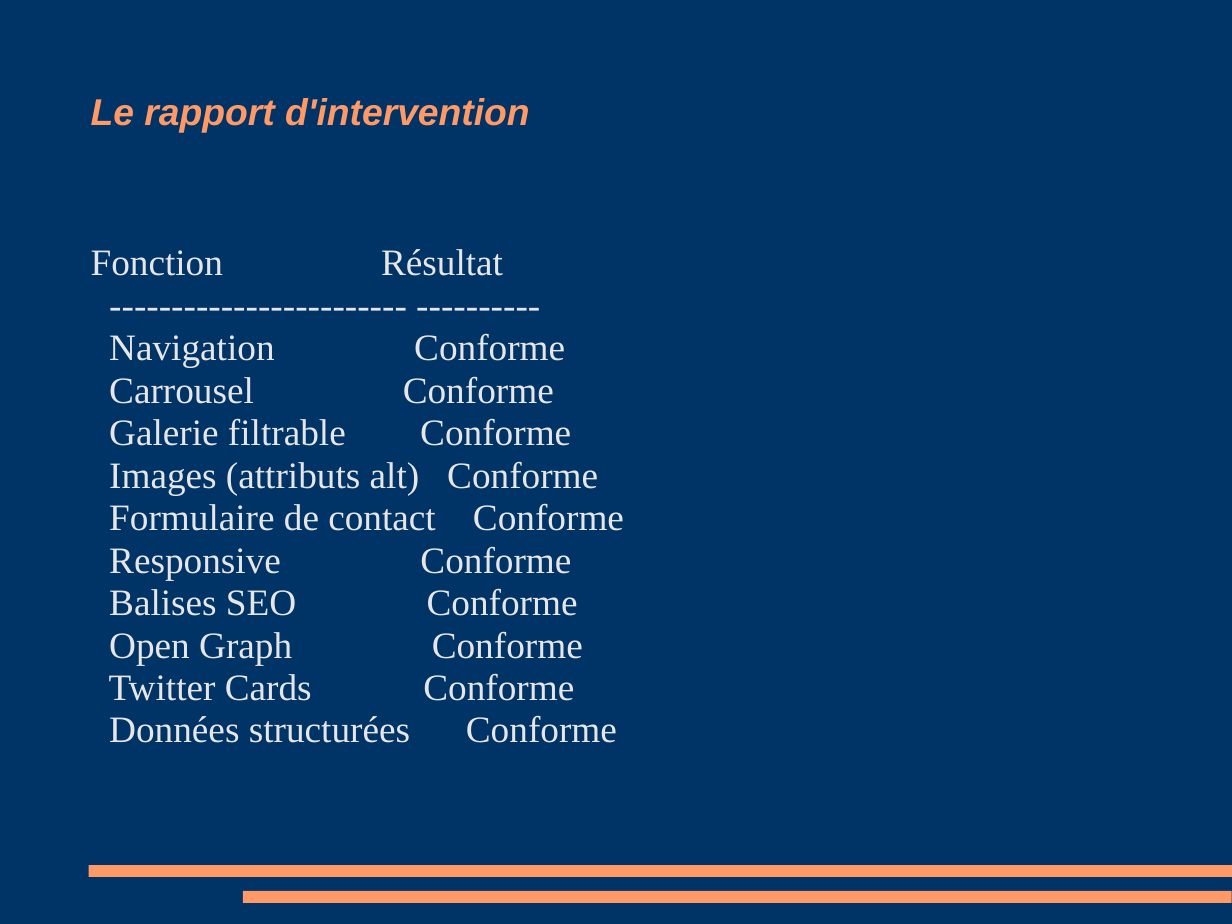
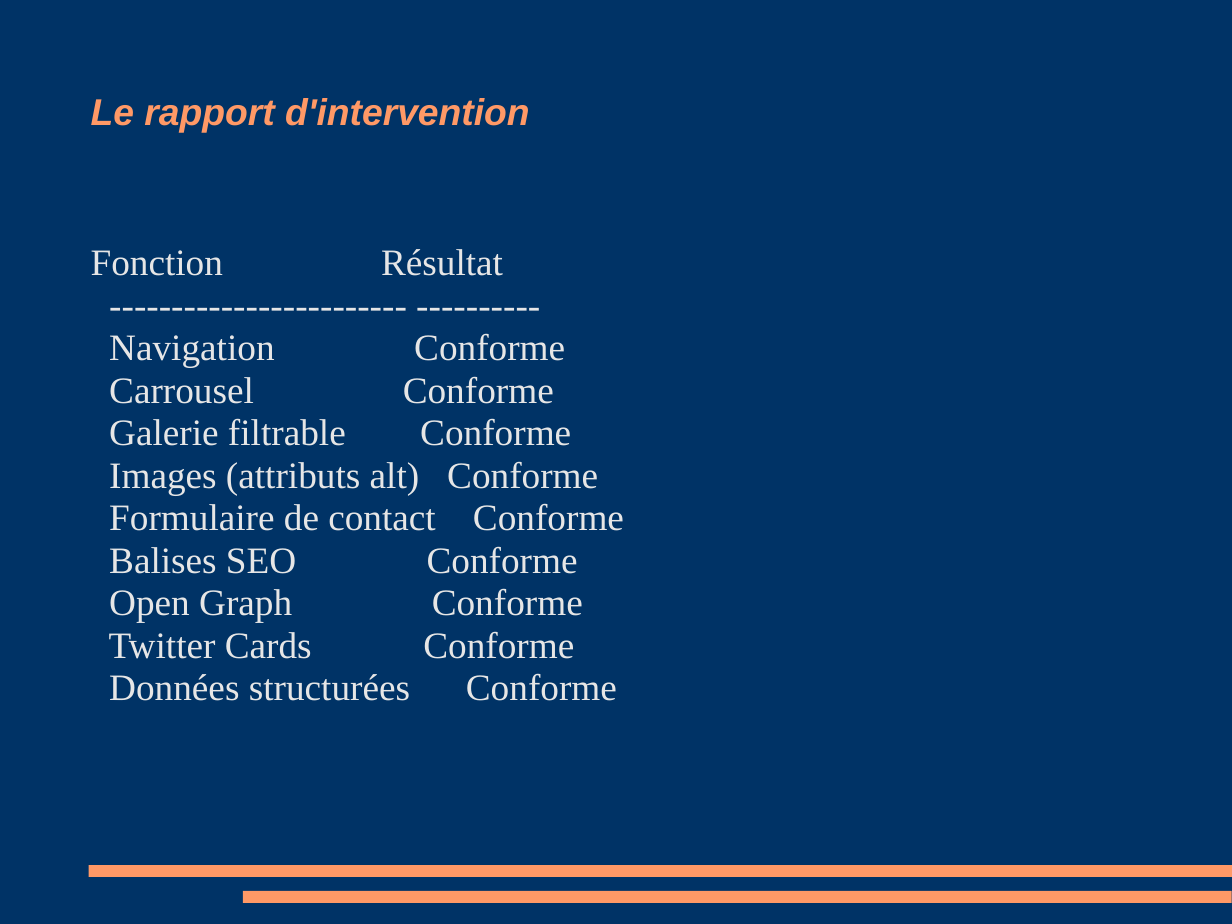
Before and after one commit to david51-ocr/Projet-Optimisation, a slide deck: slide 9 of Cahier de recette.ppt. Drawn at 1232x924 pixels with LibreOffice and Linux fonts; fonts in the diff are those of the drawing. Boxes give left, top, right and bottom in pixels: in the first picture for what was removed or moved away, otherwise in the second. Text is boxed around its words. In the diff, an @@ line names an element or a change of style, - is before the commit and + after.

```diff
--- a/Cahier de recette.ppt
+++ b/Cahier de recette.ppt
@@ text at (91,249,624,701): text changed @@
-Fonction Résultat
------------------------- ----------
-Navigation Conforme
-Carrousel Conforme
-Galerie filtrable Conforme
-Images (attributs alt) Conforme
-Formulaire de contact Conforme
-Responsive Conforme
-Balises SEO Conforme
-Open Graph Conforme
-Twitter Cards Conforme
-Données structurées Conforme
+Fonction Résultat
+------------------------ ----------
+Navigation Conforme
+Carrousel Conforme
+Galerie filtrable Conforme
+Images (attributs alt) Conforme
+Formulaire de contact Conforme
+Balises SEO Conforme
+Open Graph Conforme
+Twitter Cards Conforme
+Données structurées Conforme
```
Also in this commit, not shown: 5 other slides changed, 2 other files.
